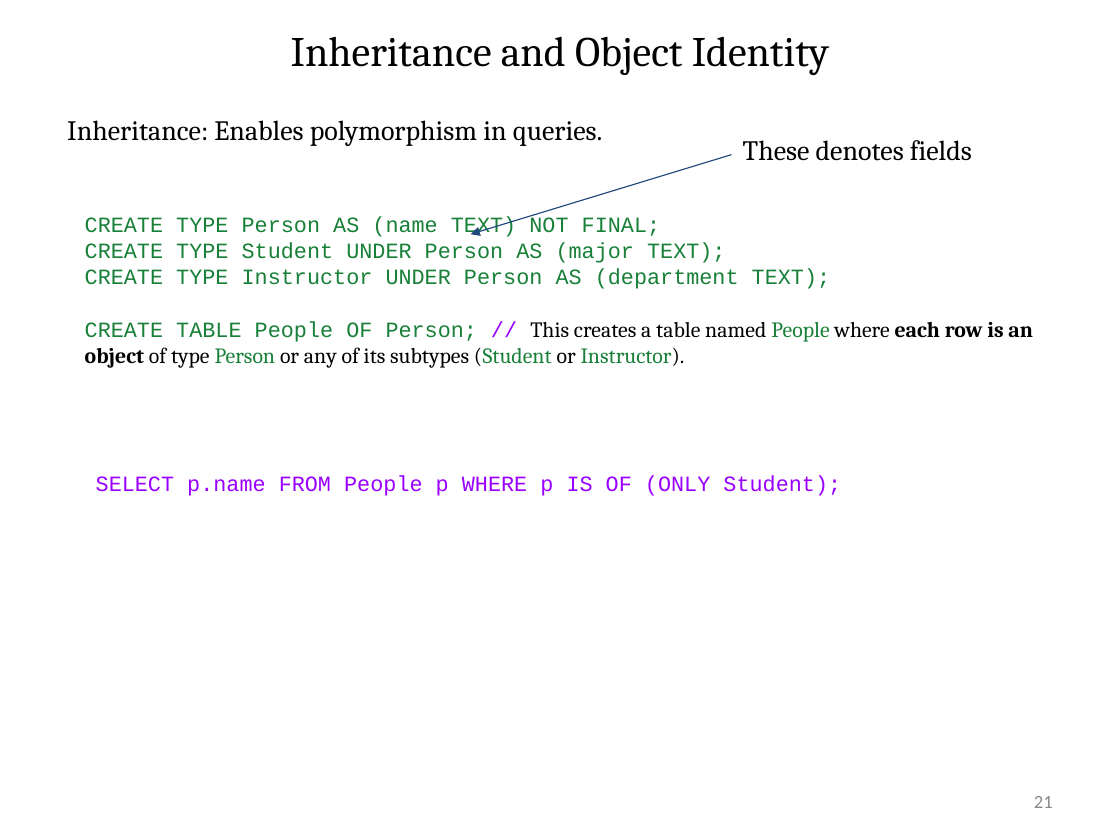
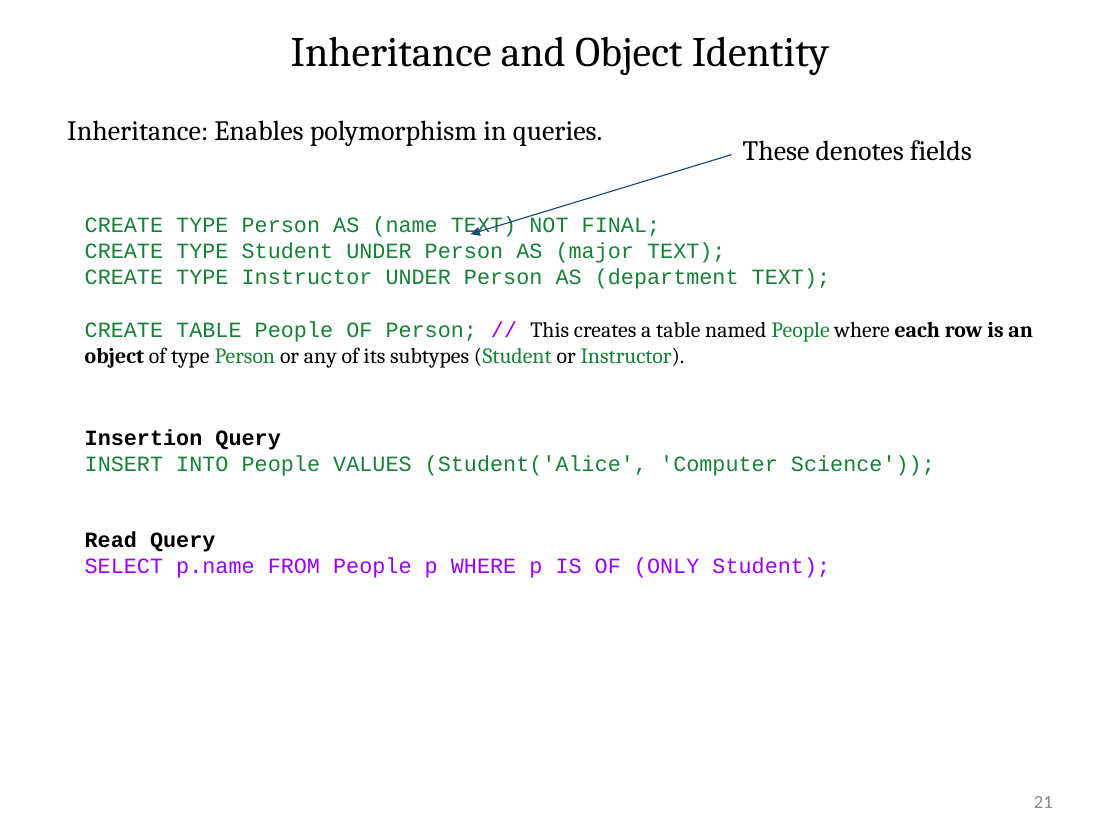
Before and after one commit to rizveeredwan/course-contents, a slide deck: slide 21 of CSE-3104/Slides/Introduction_to_modern_databases.pptx. Drawn at 1120x840 pixels with LibreOffice and Linux fonts; fonts in the diff are those of the drawing. Boxes give left, top, right and bottom in pixels: in the first picture for what was removed or moved away, otherwise in the second. Text is boxed around its words. In the diff, an @@ line names an element or a change of style, - is before the commit and + after.

```diff
--- a/CSE-3104/Slides/Introduction_to_modern_databases.pptx
+++ b/CSE-3104/Slides/Introduction_to_modern_databases.pptx
@@ text added at bbox=[85, 429, 935, 476], 14 pt, text #188038 @@
+Insertion Query
+INSERT INTO People VALUES (Student('Alice', 'Computer Science'));
@@ text "Read Query": place and size @@
-text "Read Query" at bbox=[96, 476, 841, 496]
+text "Read Query" at bbox=[85, 532, 830, 578]
@@ text at bbox=[85, 532, 215, 552]: paragraph added @@
+Read Query
```
Also in this commit, not shown: 4 other slides changed.
